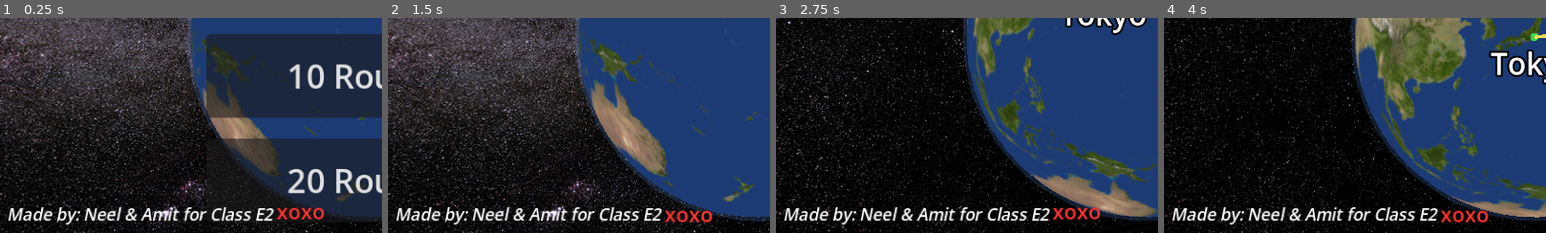
Above: before the commit, frames 1-4 (left to right).
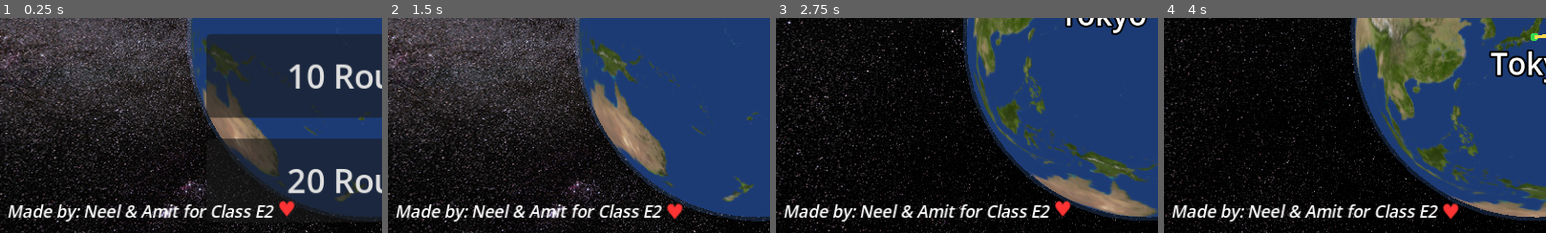
Above: after the commit, the same moments.

Repository: ahetawal-p/geotap
Game: Godot game, scene res://scenes/main.tscn
The game is run twice, just before and just after one commit, with the same random seed, the same clock (stepped at 60 frames per second) and the same inputs.
Inputs (mouse positions are % of the whole screen's width and height, from its top left):
- Up to frame 1 (0.25 s): no input
- Up to frame 2 (1.5 s): click "5 Rounds" at 0.5 s; move the mouse to (72, 45) at 1.27 s; click (72, 45) at 1.42 s
- Up to frame 3 (2.75 s): drag from (30, 55) to (45, 70) at 2.02 s
- Up to frame 4 (4 s): move the mouse to (60, 28) at 2.77 s; click (60, 28) at 2.92 s; drag from (45, 70) to (20, 35) at 3.52 s
The pictures show only the part of the screen within x 2-52%, y 46-96%; the shares and areas given below are measured in that part.

The runs differ from the first frame. In frame 1, 3.5% of the frame differs, in the area x 2-85%, y 84-97%; in frame 2, 3.5%; in frame 3, 3.6%; in frame 4, 3.6%, in the area x 2-85%, y 86-97%.

Commit message:
fix heart

Diff:
--- a/ui/hud.tscn
+++ b/ui/hud.tscn
@@ -1,6 +1,7 @@
-[gd_scene load_steps=2 format=3]
+[gd_scene load_steps=3 format=3]
 
 [ext_resource type="Script" path="res://scripts/hud.gd" id="1_hud"]
+[ext_resource type="FontFile" path="res://assets/DejaVuSans.ttf" id="2_dejavu"]
 
 [node name="HUD" type="CanvasLayer"]
 script = ExtResource("1_hud")
@@ -120,7 +121,8 @@
 bbcode_enabled = true
 fit_content = true
 scroll_active = false
-text = "[i]Made by: Neel & Amit for Class E2[/i] [color=#ff3333][font_size=14][wave amp=10 freq=2.5]xoxo[/wave][/font_size][/color]"
+text = "[i]Made by: Neel & Amit for Class E2[/i] [color=#ff3333][font_size=14][wave amp=10 freq=2.5]♥[/wave][/font_size][/color]"
+theme_override_fonts/normal_font = ExtResource("2_dejavu")
 theme_override_font_sizes/normal_font_size = 11
 theme_override_font_sizes/italics_font_size = 11
 theme_override_constants/outline_size = 1
Binary file added: assets/DejaVuSans.ttf
Not shown, added: assets/DejaVuSans.ttf.import
Not shown, changed: docs/index.html
Not shown, changed: docs/index.pck
